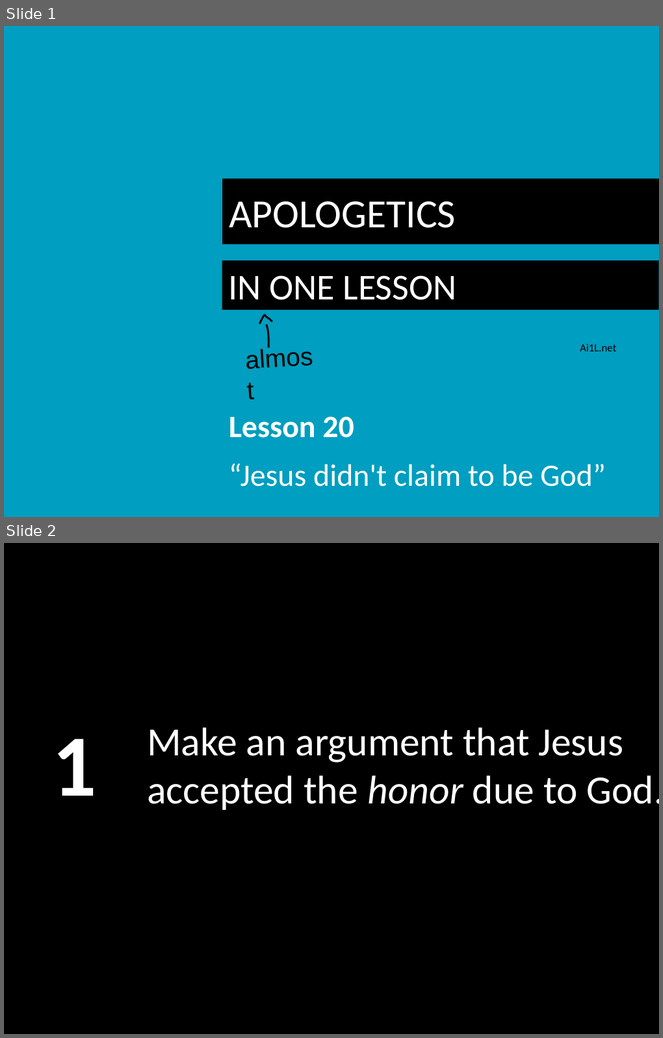
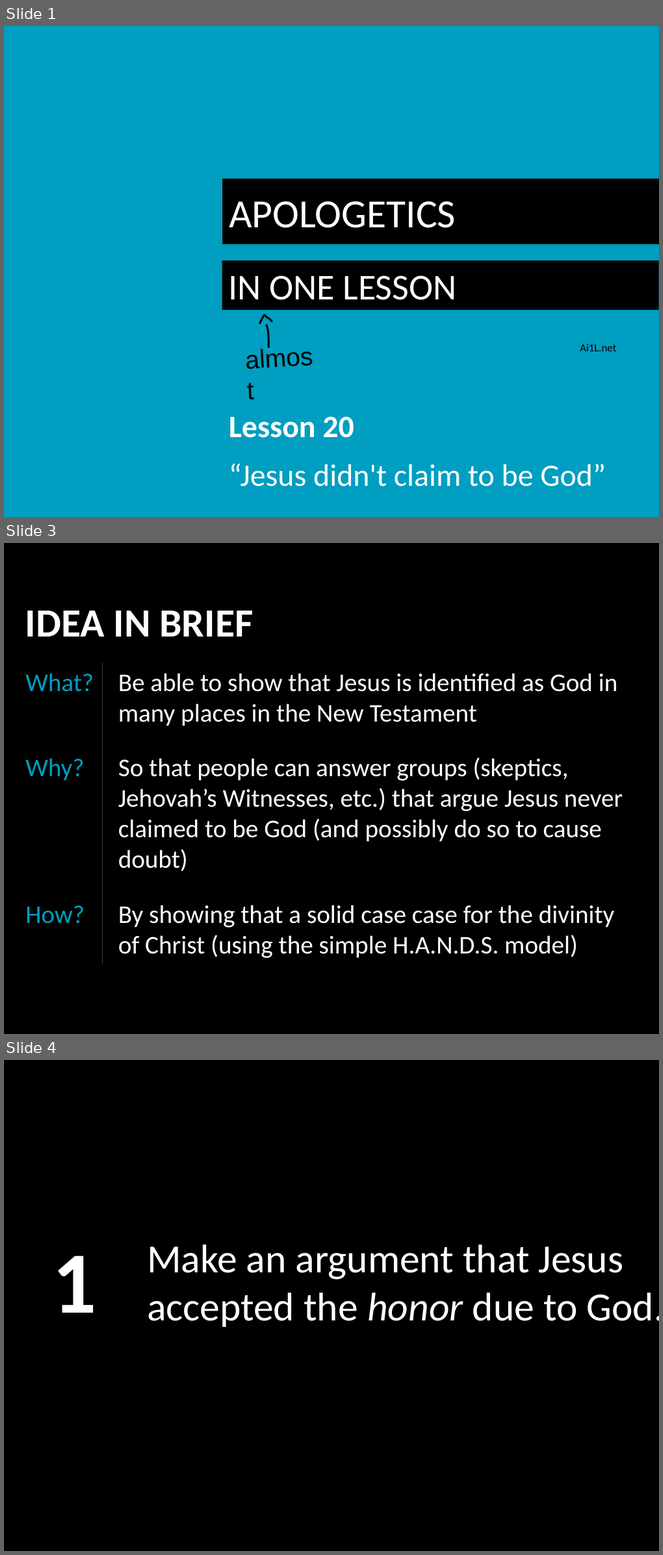
Before and after one commit to LukeMurphey/Ai1L, a slide deck: companion-website/public/files/20. Jesus didn't claim to be God.pptx. Shown one above the other, each under a label of ours: slides 1 and 2 before the commit, slides 1, 3 and 4 after it; the slides between them are not shown. The pictures are 663x1038 and 663x1555 pixels, drawn with LibreOffice and Linux fonts; fonts in the diff are those of the drawing. Boxes give left, top, right and bottom in pixels: in the first picture for what was removed or moved away, otherwise in the second. Text is boxed around its words. In the diff, an @@ line names an element or a change of style, - is before the commit and + after.

```diff
--- a/companion-website/public/files/20. Jesus didn't claim to be God.pptx
+++ b/companion-website/public/files/20. Jesus didn't claim to be God.pptx
@@ slide 3 added at (4, 543, 659, 1034), background #000000 @@
@@ text added at (25, 611, 253, 637), 44 pt, text #FFFFFF, bold @@
+IDEA IN BRIEF
@@ text added at (25, 673, 94, 692), 28 pt, text #009EC0 @@
+What?
@@ line added from (102, 663) to (102, 964), #404040 0.75 pt @@
@@ text added at (118, 673, 618, 726), 28 pt, text #FFFFFF @@
+Be able to show that Jesus is identified as God in many places in the New Testament
@@ text added at (25, 758, 85, 781), 28 pt, text #009EC0 @@
+Why?
@@ text added at (118, 757, 623, 872), 28 pt, text #FFFFFF @@
+So that people can answer groups (skeptics, Jehovah’s Witnesses, etc.) that argue Jesus never claimed to be God (and possibly do so to cause doubt)
@@ text added at (25, 906, 85, 924), 28 pt, text #009EC0 @@
+How?
@@ text added at (118, 905, 615, 958), 28 pt, text #FFFFFF @@
+By showing that a solid case case for the divinity of Christ (using the simple H.A.N.D.S. model)
@@ what was slide 2 is now slide 4 @@
```
Also in this commit, not shown: 11 other slides added, 1 slide removed, 2 other files.
